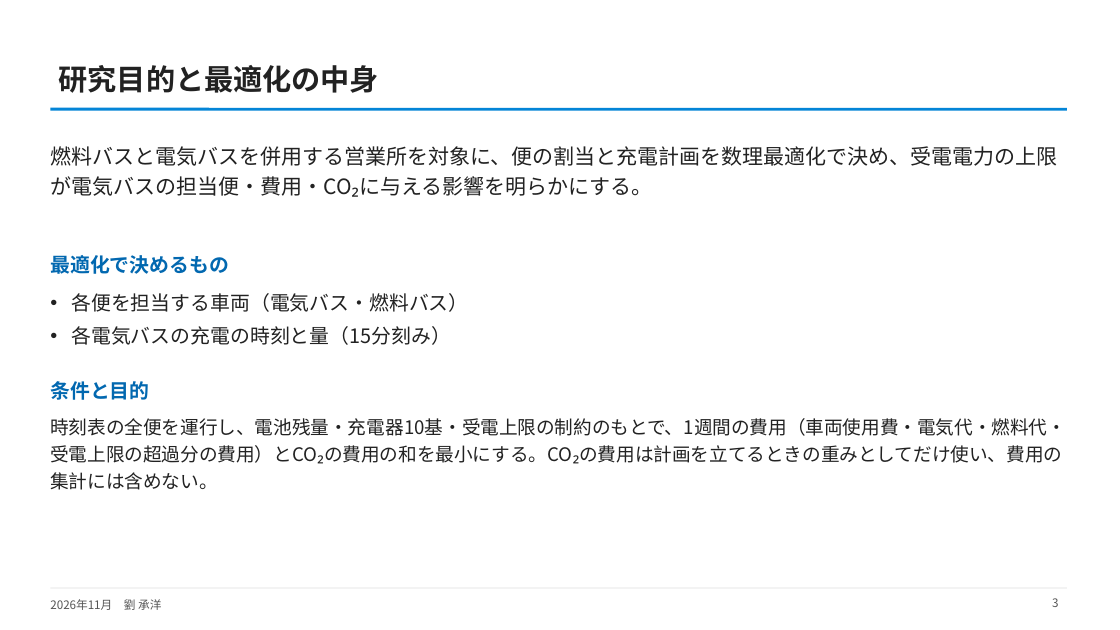
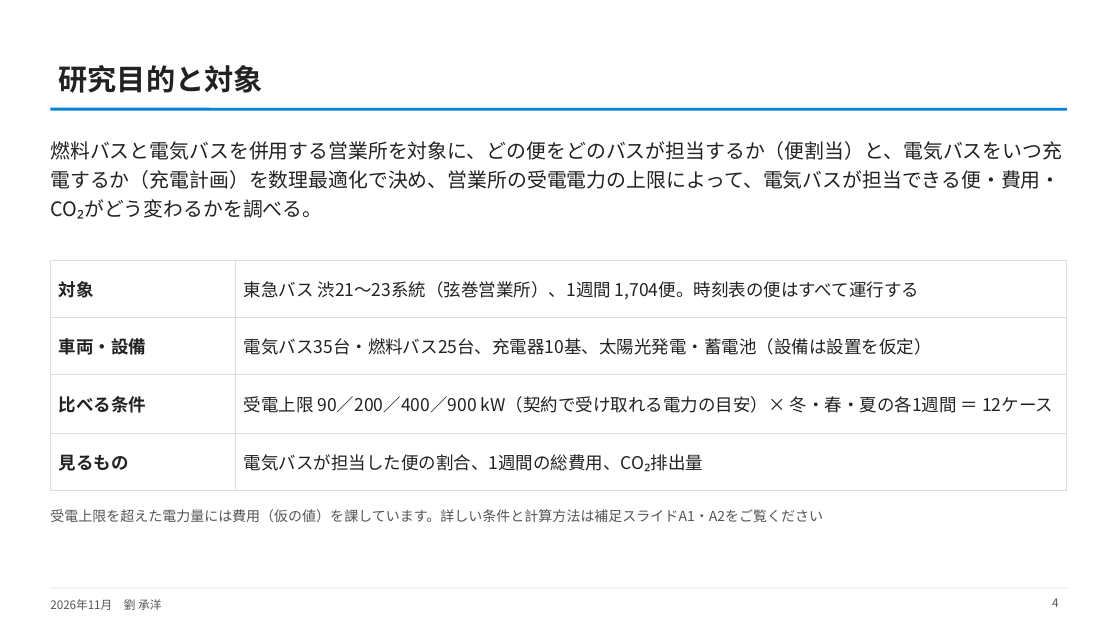
Before and after one commit to CYLIU2003/master-course, a slide deck: slide 4 of outcome/2026-11-16_nishiyama_consult/西山先生へのご相談_最新結果と3本目の柱.pptx (slide 3 before the commit). Drawn at 1120x630 pixels with LibreOffice and Linux fonts; fonts in the diff are those of the drawing. Boxes give left, top, right and bottom in pixels: in the first picture for what was removed or moved away, otherwise in the second. Text is boxed around its words. In the diff, an @@ line names an element or a change of style, - is before the commit and + after.

```diff
--- a/outcome/2026-11-16_nishiyama_consult/西山先生へのご相談_最新結果と3本目の柱.pptx
+++ b/outcome/2026-11-16_nishiyama_consult/西山先生へのご相談_最新結果と3本目の柱.pptx
@@ title at (x1=59, y1=65, x2=263, y2=93): text changed @@
-研究目的と最適化の中身
+研究目的と対象
@@ text at (x1=50, y1=141, x2=1062, y2=219): text changed; size 18 to 17 pt @@
-燃料バスと電気バスを併用する営業所を対象に、便の割当と充電計画を数理最適化で決め、受電電力の上限が電気バスの担当便・費用・CO₂に与える影響を明らかにする。
+燃料バスと電気バスを併用する営業所を対象に、どの便をどのバスが担当するか（便割当）と、電気バスをいつ充電するか（充電計画）を数理最適化で決め、営業所の受電電力の上限によって、電気バスが担当できる便・費用・CO₂がどう変わるかを調べる。
@@ text removed at (x1=50, y1=255, x2=229, y2=274) @@
-最適化で決めるもの
@@ table added at (x1=50, y1=260, x2=1067, y2=476), 4 rows, 2 columns @@
+対象 | 東急バス 渋21〜23系統（弦巻営業所）、1週間 1,704便。時刻表の便はすべて運行する
+車両・設備 | 電気バス35台・燃料バス25台、充電器10基、太陽光発電・蓄電池（設備は設置を仮定）
+比べる条件 | 受電上限 90／200／400／900 kW（契約で受け取れる電力の目安）× 冬・春・夏の各1週間 ＝ 12ケース
+見るもの | 電気バスが担当した便の割合、1週間の総費用、CO₂排出量
@@ text removed at (x1=71, y1=293, x2=468, y2=345) @@
-• 各便を担当する車両（電気バス・燃料バス）
-• 各電気バスの充電の時刻と量（15分刻み）
@@ text removed at (x1=50, y1=381, x2=149, y2=400) @@
-条件と目的
@@ text removed at (x1=50, y1=418, x2=1066, y2=490) @@
-時刻表の全便を運行し、電池残量・充電器10基・受電上限の制約のもとで、1週間の費用（車両使用費・電気代・燃料代・受電上限の超過分の費用）とCO₂の費用の和を最小にする。CO₂の費用は計画を立てるときの重みとしてだけ使い、費用の集計には含めない。
@@ text added at (x1=50, y1=509, x2=823, y2=522), 12 pt, text #555555 @@
+受電上限を超えた電力量には費用（仮の値）を課しています。詳しい条件と計算方法は補足スライドA1・A2をご覧ください
@@ page number at (x1=1052, y1=598, x2=1058, y2=607): text changed @@
-3
+4
```
Also in this commit, not shown: 10 other slides changed, 3 slides added, 1 slide removed, 2 other files.
